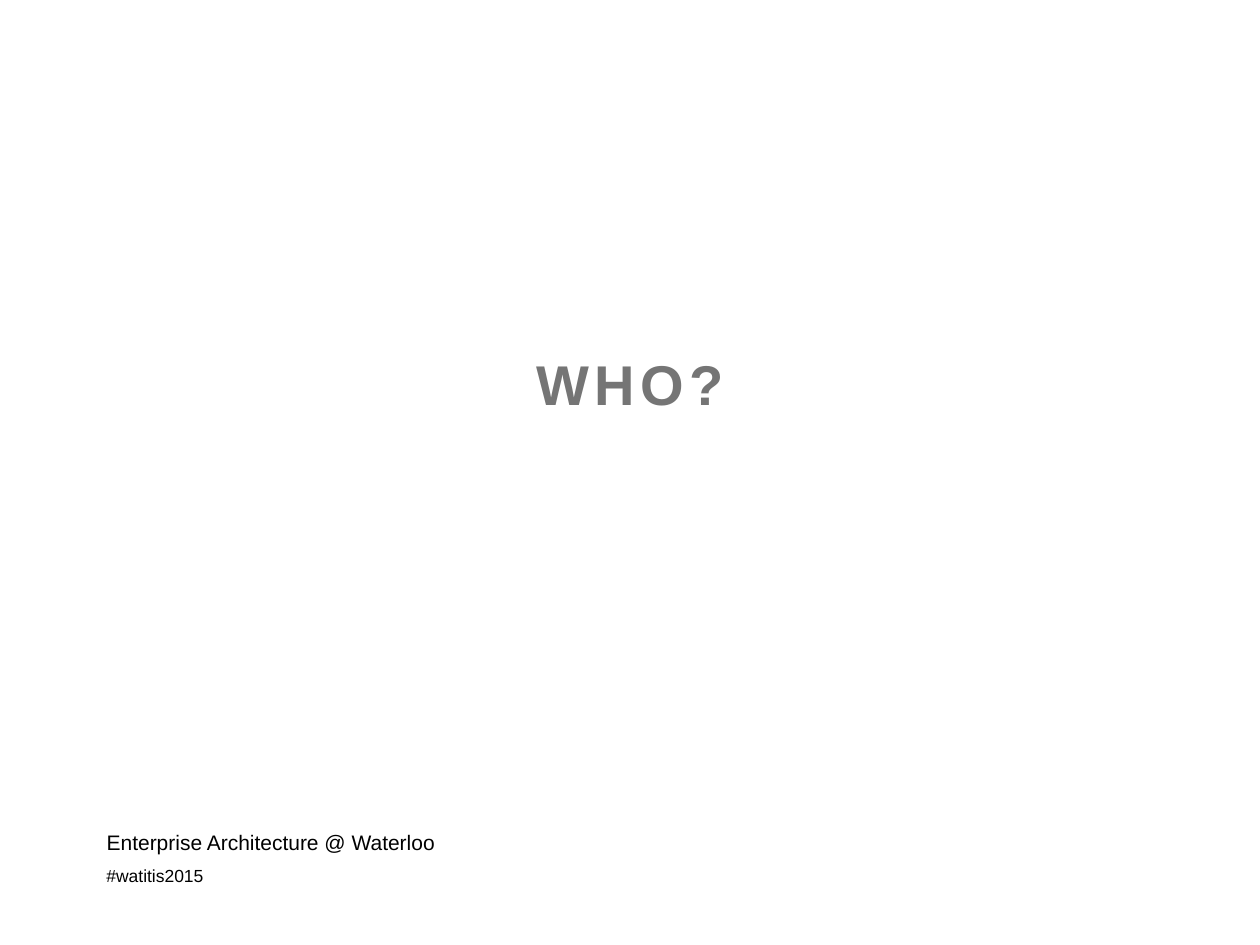
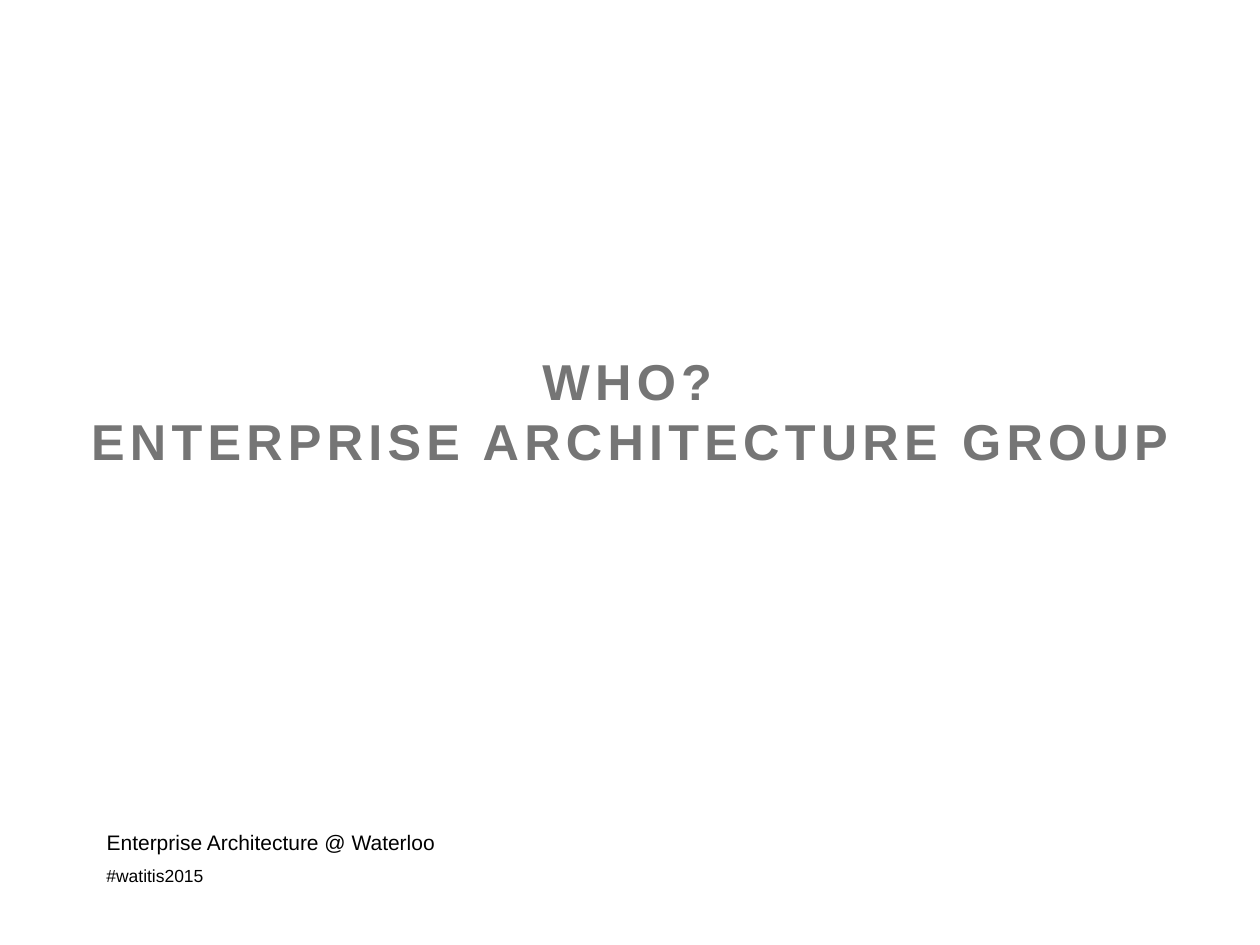
Before and after one commit to colinbellCA/presentation-istea-watitis2015, a slide deck: slide 3 of ISTEA-WatITis2015.pptx. Drawn at 1260x945 pixels with LibreOffice and Linux fonts; fonts in the diff are those of the drawing; background and template pictures are left out. Boxes give left, top, right and bottom in pixels: in the first picture for what was removed or moved away, otherwise in the second. Text is boxed around its words. In the diff, an @@ line names an element or a change of style, - is before the commit and + after.

```diff
--- a/ISTEA-WatITis2015.pptx
+++ b/ISTEA-WatITis2015.pptx
@@ title at [91,365,1168,461]: text changed; size 32 to 28.8 pt @@
-WHO?
+WHO?
+ENTERPRISE ARCHITECTURE GROUP
```
Also in this commit, not shown: 8 other slides changed, 4 slides added, 3 slides removed, 3 other files.
